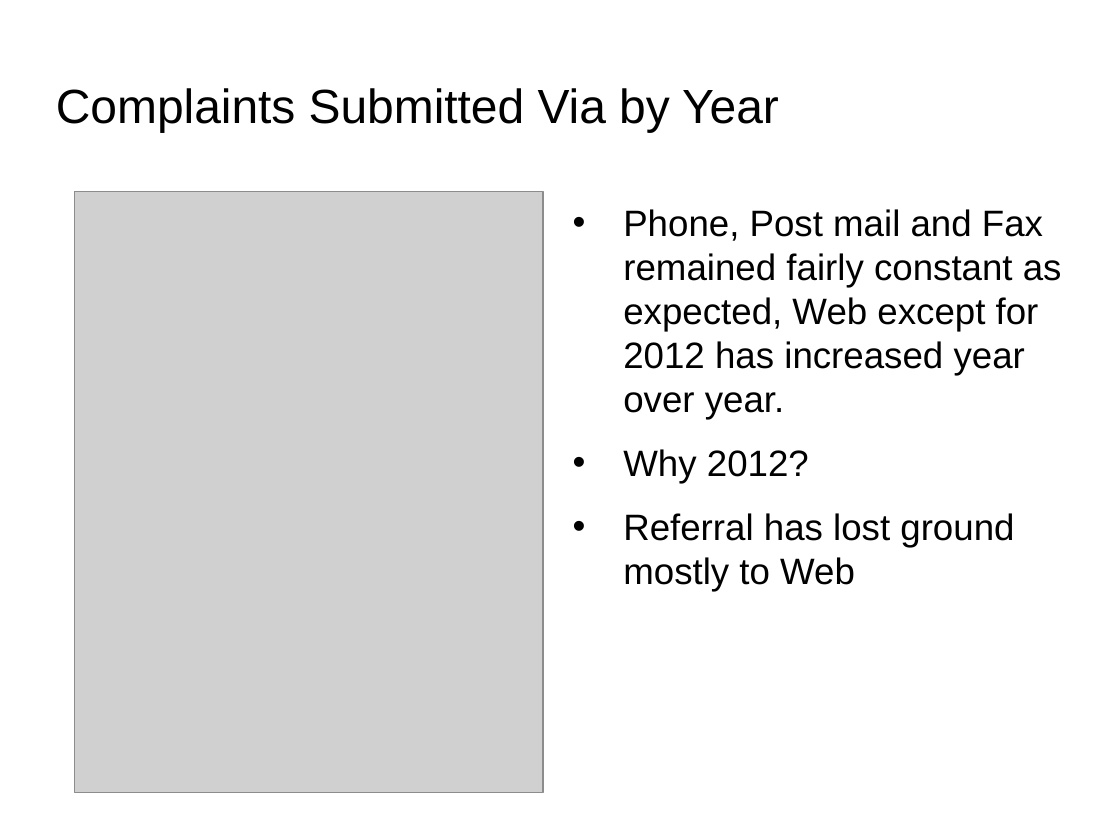
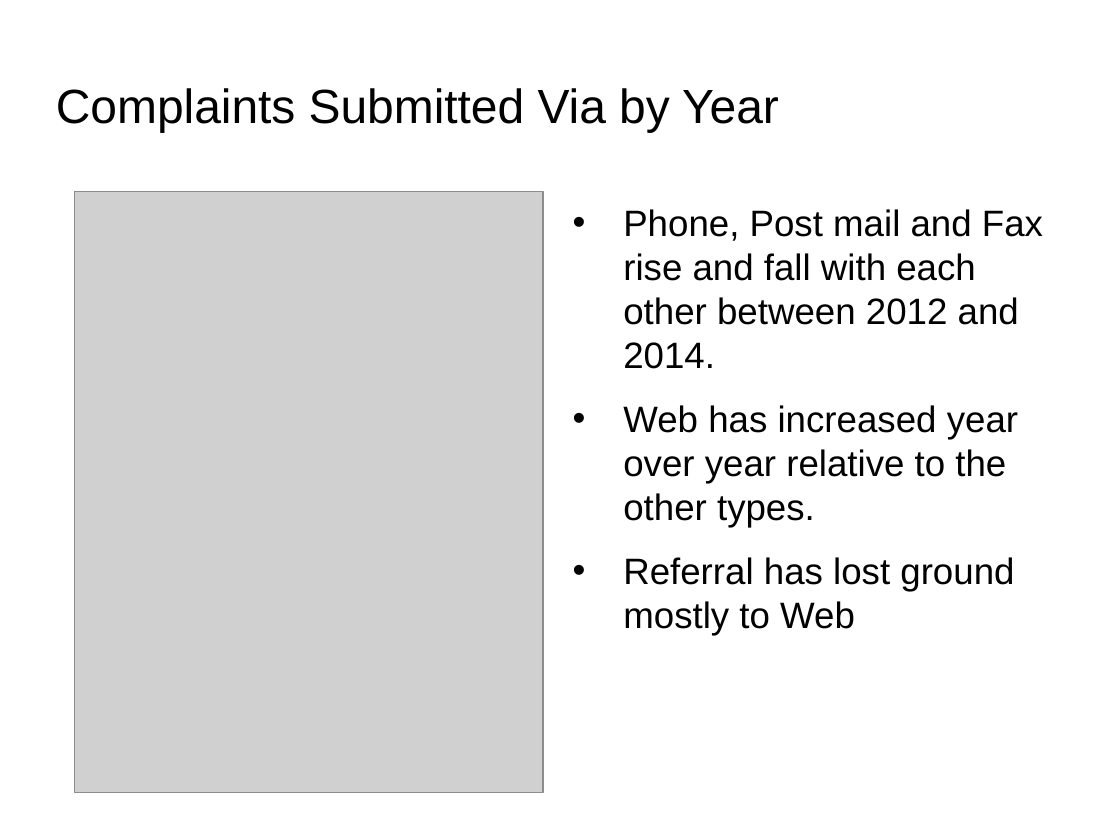
Before and after one commit to tawrahim/PCP_Final_Project, a slide deck: slide 11 of presentation.ppt. Drawn at 1120x840 pixels with LibreOffice and Linux fonts; fonts in the diff are those of the drawing; grey boxes stand for pictures; background and template pictures are left out. Boxes give left, top, right and bottom in pixels: in the first picture for what was removed or moved away, otherwise in the second. Text is boxed around its words. In the diff, an @@ line names an element or a change of style, - is before the commit and + after.

```diff
--- a/presentation.ppt
+++ b/presentation.ppt
@@ text at (623, 209, 1043, 527): text changed @@
-• Phone, Post mail and Fax remained fairly constant as expected, Web except for 2012 has increased year over year.
-• Why 2012?
+• Phone, Post mail and Fax rise and fall with each other between 2012 and 2014.
+• Web has increased year over year relative to the other types.
```
Also in this commit, not shown: 1 other slide changed.
